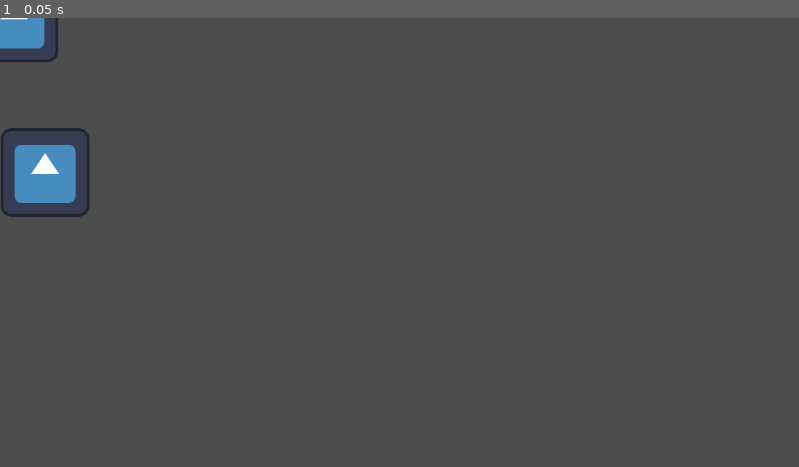
Above: before the commit, frame 1.
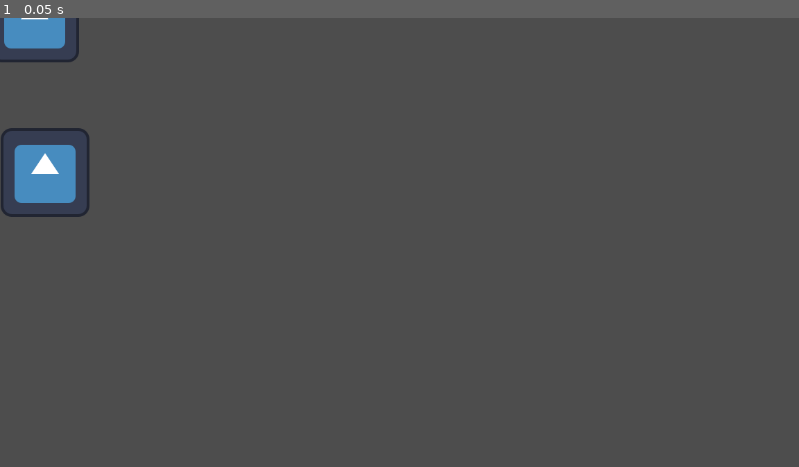
Above: after the commit, the same moment.

Repository: SirLich/godot-hoist
Game: Godot game, scene res://game.tscn
Two runs of this game, one before a commit and one after it. Both use one fixed random seed, a clock stepped at 60 frames per second and the inputs below. The engine's default icon, where the game draws it, is replaced by a stand-in: a white triangle on a blue panel in a dark square.
Inputs:
- Up to frame 1 (0.05 s): no input

The runs differ from the first frame. In frame 1, 0.3% of the frame differs, in the area x 0-10%, y 0-10%.

Commit message:
Repair property editing

Diff:
--- a/examples/Example.tscn
+++ b/examples/Example.tscn
@@ -63,7 +63,7 @@
 
 [node name="TopSprite" type="Sprite2D" parent="." unique_id=716124857]
 texture = ExtResource("4_u60pw")
-offset = Vector2(20, 0)
+offset = Vector2(50, 0)
 
 [node name="BottomSprite" type="Sprite2D" parent="." unique_id=843454231]
 position = Vector2(1, 159)
Not shown, changed: addons/hoist/hoist_property_editor.gd
Not shown, changed: addons/hoist/inspector_plugins/hoist_inspector.gd
